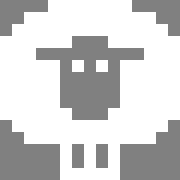
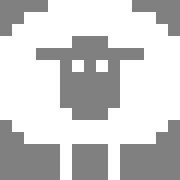
The second (180, 180) image is a revision of the first. Changes to its layers:
painted on "Lager 0" over bbox(72, 144, 108, 180)
